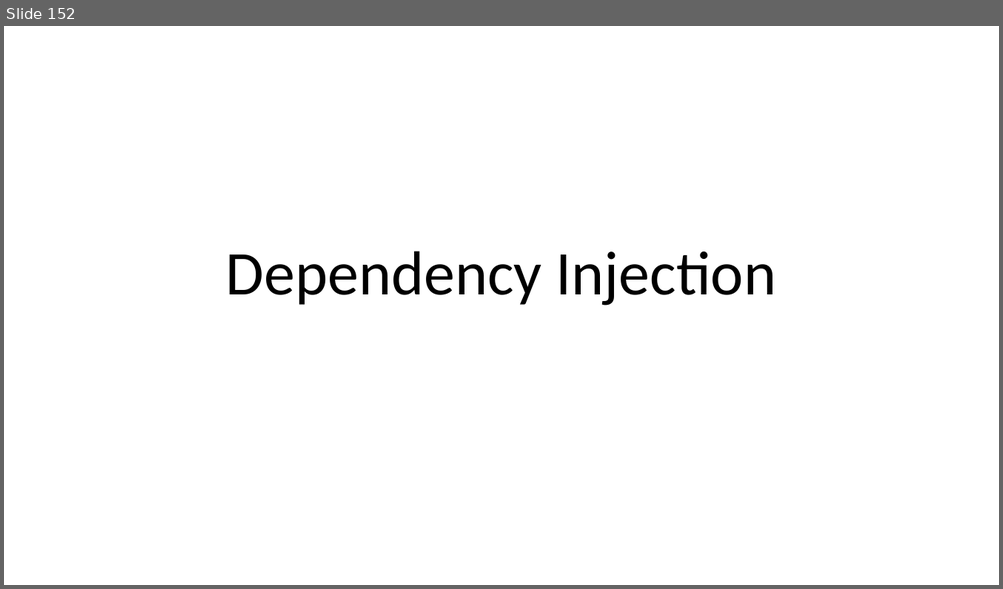
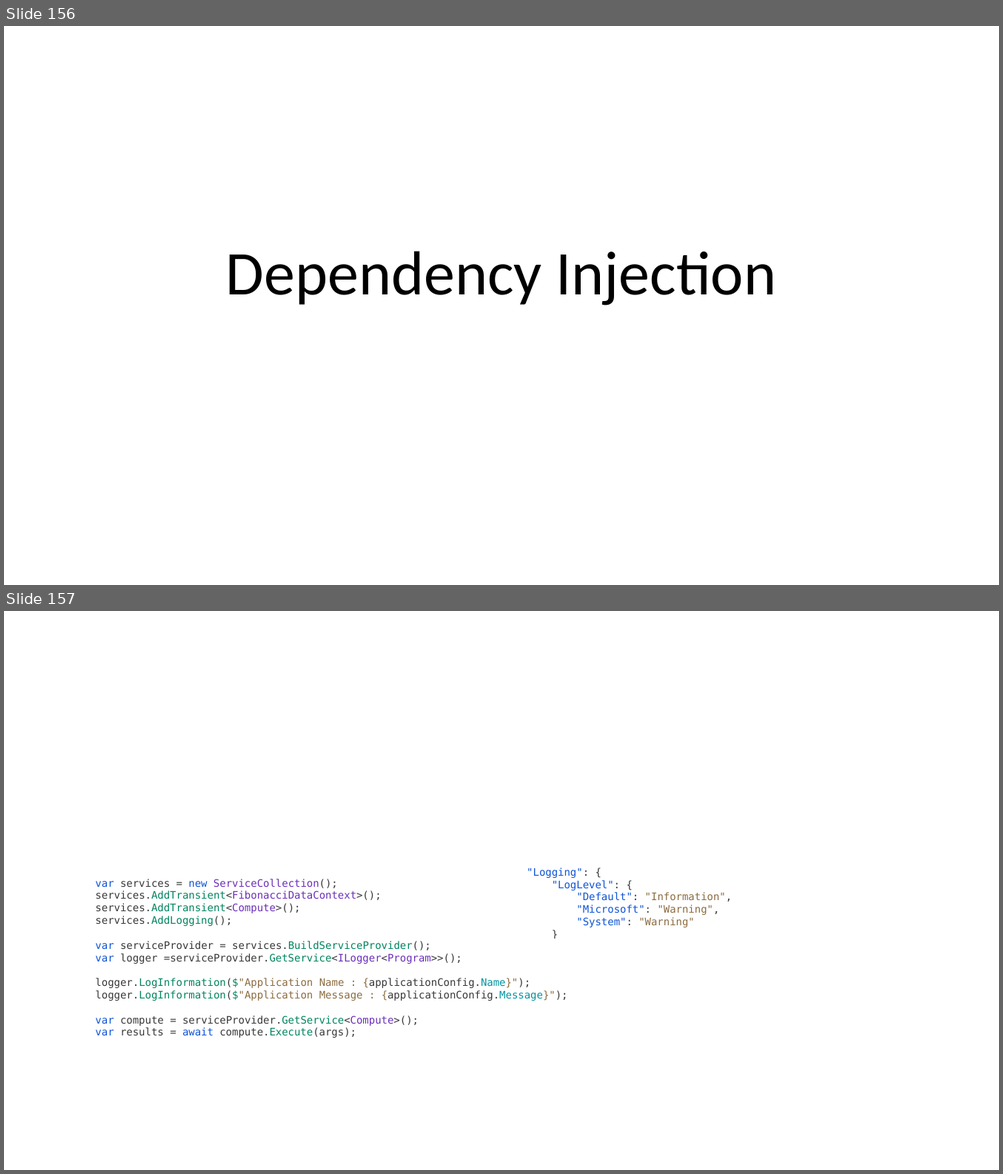
Before and after one commit to guillaume-chervet/course.dotnet, a slide deck: documentations/dotnet.pptx. Shown one above the other, each under a label of ours: slide 152 before the commit, slides 156 and 157 after it. The pictures are 1003x589 and 1003x1174 pixels, drawn with LibreOffice and Linux fonts; fonts in the diff are those of the drawing. Boxes give left, top, right and bottom in pixels: in the first picture for what was removed or moved away, otherwise in the second. Text is boxed around its words. In the diff, an @@ line names an element or a change of style, - is before the commit and + after.

```diff
--- a/documentations/dotnet.pptx
+++ b/documentations/dotnet.pptx
@@ slide 157 added at [4,611,999,1170], background #FFFFFF @@
@@ text added at [526,868,732,928], 10 pt, text #0F54D6 @@
+"Logging": {
+"LogLevel": {
+"Default": "Information",
+"Microsoft": "Warning",
+"System": "Warning"
+}
+}
@@ text added at [95,891,568,1038], 10 pt, text #383838 @@
+var services = new ServiceCollection();
+services.AddTransient<FibonacciDataContext>();
+services.AddTransient<Compute>();
+services.AddLogging();
+var serviceProvider = services.BuildServiceProvider();
+var logger =serviceProvider.GetService<ILogger<Program>>();
+logger.LogInformation($"Application Name : {applicationConfig.Name}");
+logger.LogInformation($"Application Message : {applicationConfig.Message}");
+var compute = serviceProvider.GetService<Compute>();
+var results = await compute.Execute(args);
@@ what was slide 152 is now slide 156 @@
```
Also in this commit, not shown: 1 slide changed, 5 other slides added.
